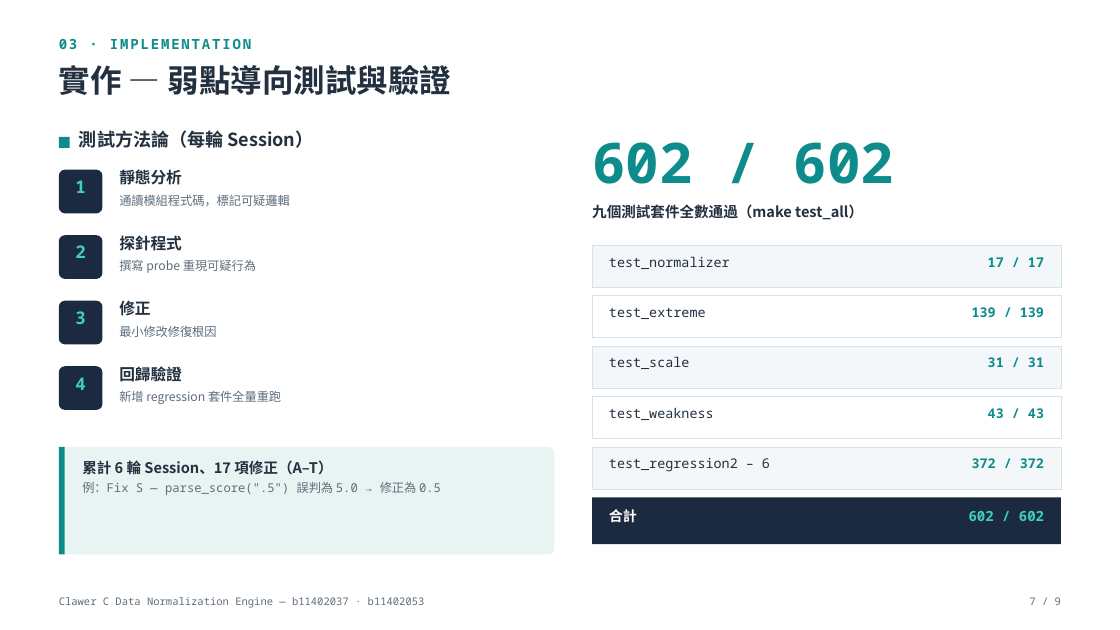
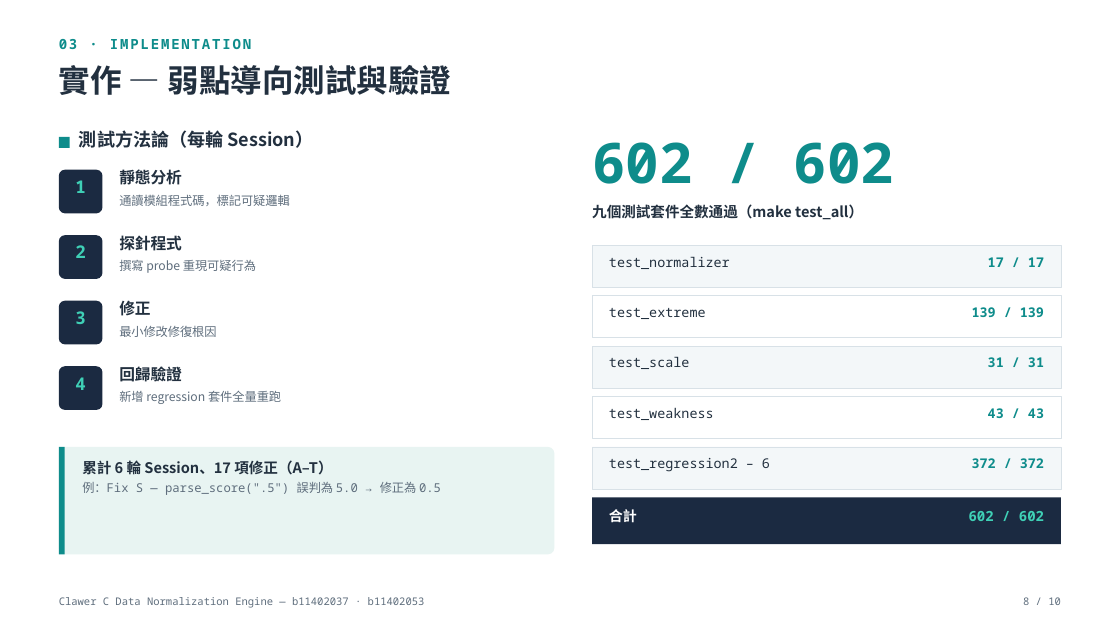
Before and after one commit to heinricitorgau/Clawer-C-Data-Normalization-Engine, a slide deck: slide 8 of b11402037-b11402053-demo.pptx (slide 7 before the commit). Drawn at 1120x630 pixels with LibreOffice and Linux fonts; fonts in the diff are those of the drawing. Boxes give left, top, right and bottom in pixels: in the first picture for what was removed or moved away, otherwise in the second. Text is boxed around its words. In the diff, an @@ line names an element or a change of style, - is before the commit and + after.

```diff
--- a/b11402037-b11402053-demo.pptx
+++ b/b11402037-b11402053-demo.pptx
@@ text at bbox=[1023, 597, 1061, 605]: text changed @@
-7 / 9
+8 / 10
```
Also in this commit, not shown: 7 other slides changed, 1 slide added, 2 other files.
